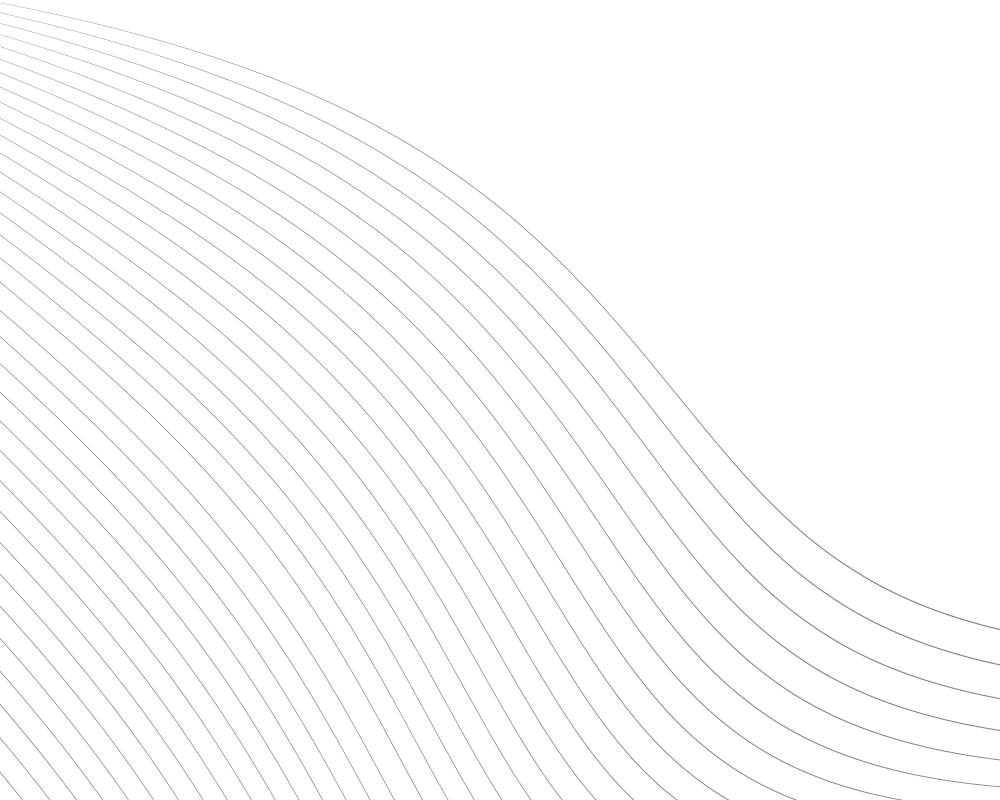
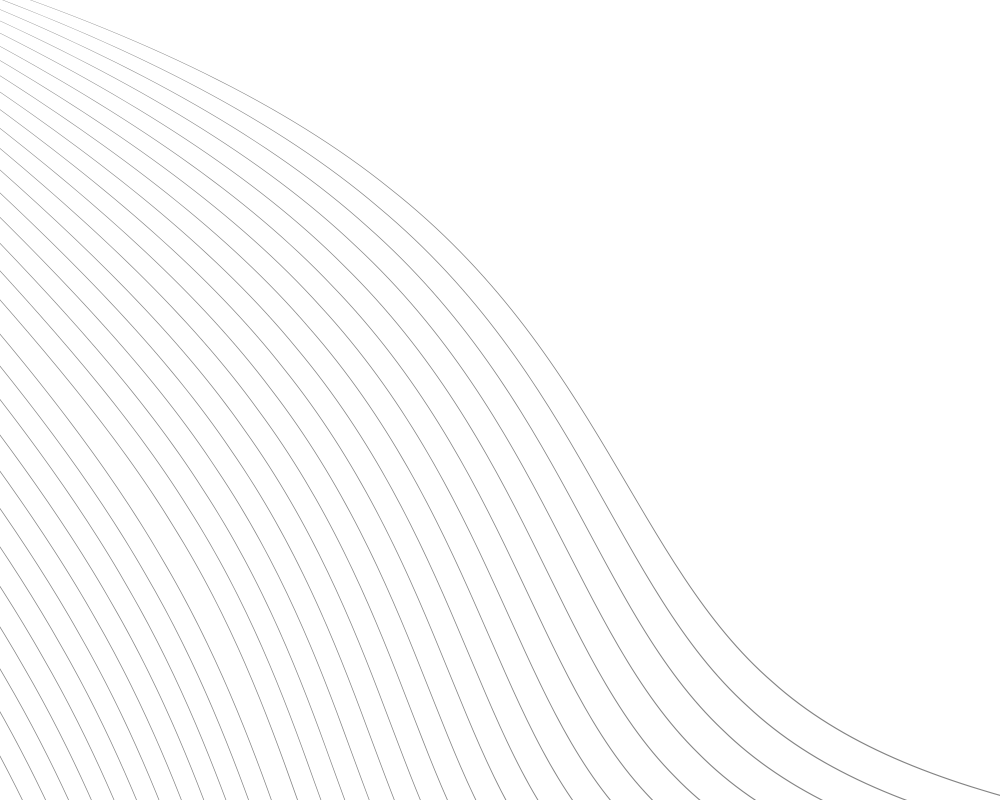
Layer changes from the first 1000x800 image to the second:
painted on "Shape 1" over [0,0,1000,800]
